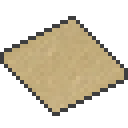
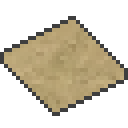
Layer changes from the first 128px x 128px image to the second:
"Pasted Layer #2": opacity 100% → 39%, moved it above "Pasted Layer #3", painted on it over left=4, top=20, right=124, bottom=112
painted on "Pasted Layer #3" over left=4, top=20, right=124, bottom=112
